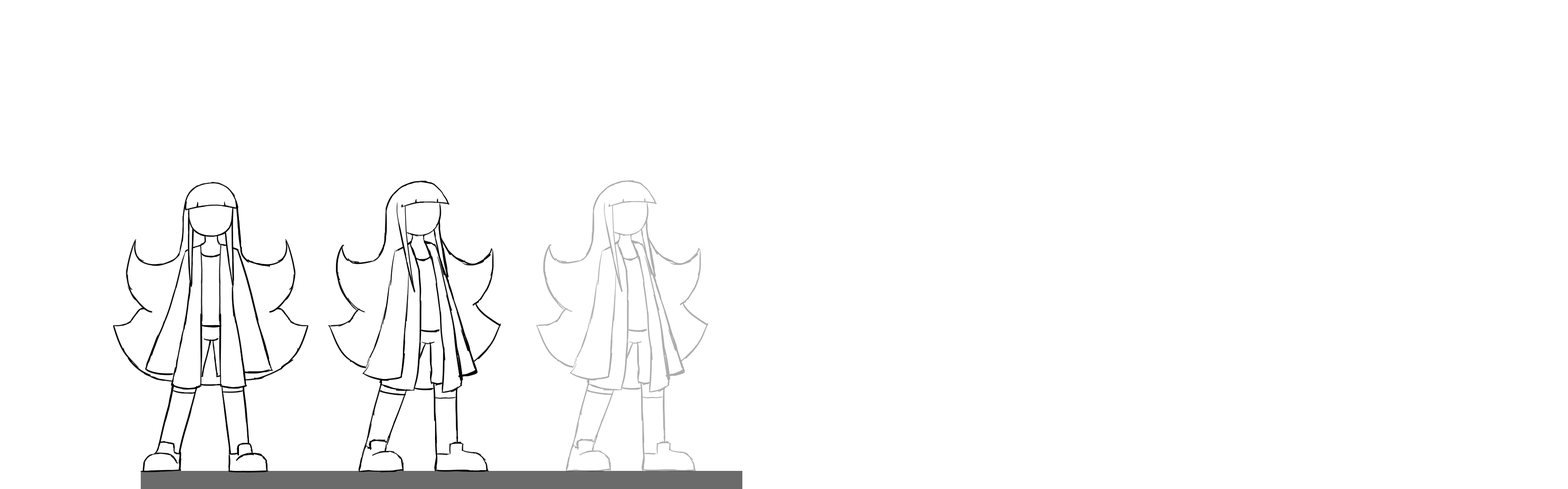
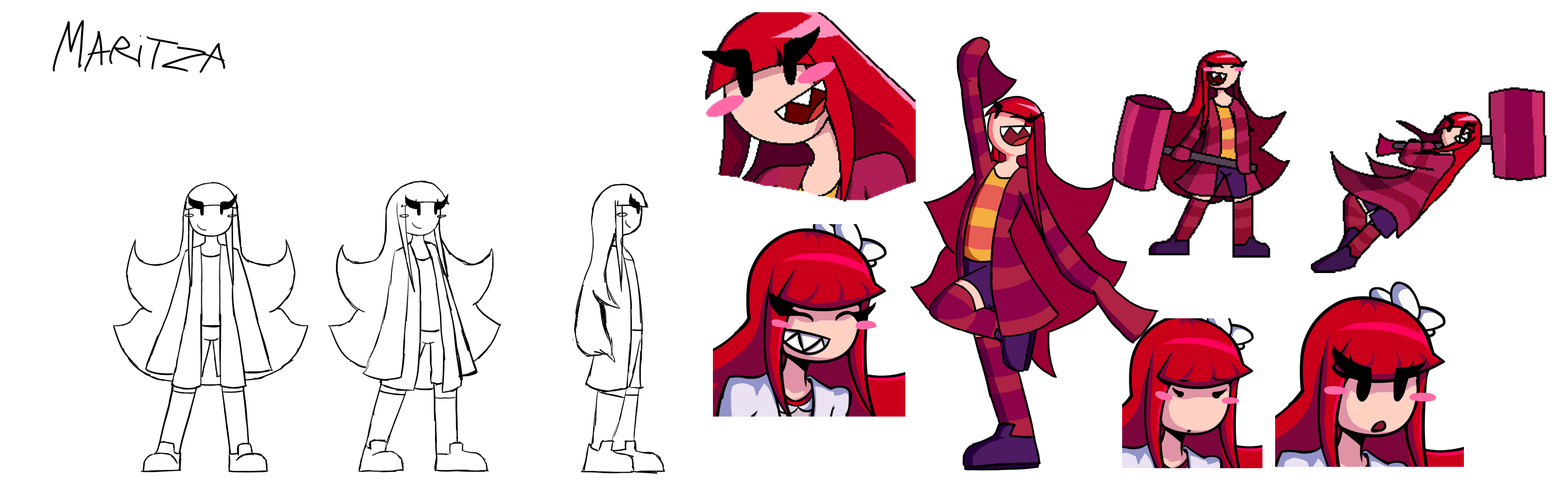
Layer changes from the first w=1568, h=489 image to the second:
added layer "Capa de pintura 8(pegado) Fusionadas" above "Capa de pintura 7" over [695, 12, 1547, 489]
added layer "Capa de pintura 7" above "Capa de pintura 6" over [52, 19, 696, 319]
painted on "Capa de pintura 6" over [140, 180, 667, 489]
hid "Capa de pintura 7(pegado)", opacity 33% → 16%, painted on it over [521, 115, 783, 489]
hid "Capa de pintura 4", painted on it over [140, 463, 743, 489]
painted on "Capa de pintura 1" over [52, 12, 1547, 489]
